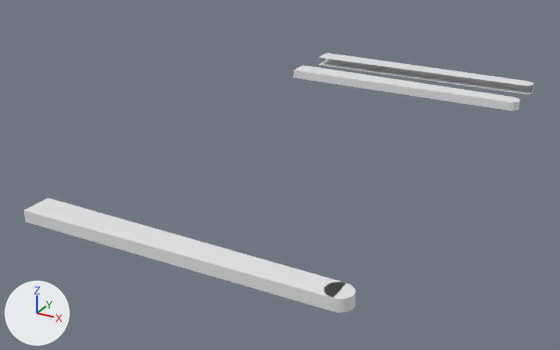
What one commit did to the Blender file bali.blend.
Both versions are drawn from a 50 mm camera at (89.0, -471.0, 141.0) aimed at (-90.0, -145.0, -22.0). The axes (+X, +Y, +Z) are drawn at lower left. The lights are the same throughout. The older version comes first.
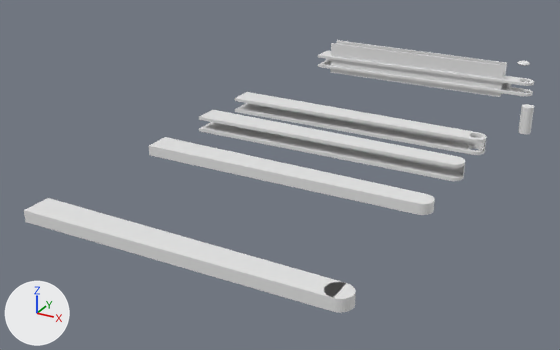
Patch to the scene script:
```diff
--- a/bali.blend.py
+++ b/bali.blend.py
@@ ob_cube_002 @@
 ob_cube_002 = bpy.data.objects.new('Cube.002', me_cube_002)
-ob_cube_002.location = (-68.2, -35.6, 0.0)
-ob_cube_002.scale = (68.2, 6.75, 2.5)
+ob_cube_002.location = (-68.2, 0.0, 3.4)
+ob_cube_002.scale = (68.2, 6.75, 0.75)
@@ ob_cube_012 @@
+ob_cube_012 = bpy.data.objects.new('Cube.012', me_cube_017)  # a box spanning x -1.0..1.0, y -1.0..1.0, z -1.0..1.0
+ob_cube_012.location = (-70.3, -4.3, 2.9)
+ob_cube_012.rotation_euler = (0.0, 0.0, 0.0105)  # degrees (0, 0, 0.6)
+ob_cube_012.scale = (57.5, 0.5, 10.0)
@@ ob_cube_011 @@
+ob_cube_011 = bpy.data.objects.new('Cube.011', me_cube_017.copy())
+ob_cube_011.location = (-70.3, 3.5, 2.9)
+ob_cube_011.rotation_euler = (0.0, 0.0, -0.0105)  # degrees (0, 0, -0.6)
+ob_cube_011.scale = (57.5, 0.5, 10.0)
@@ ob_sphere @@
+ob_sphere = bpy.data.objects.new('Sphere', me_sphere_002)  # a UV sphere (32 segments, 16 rings, poles along z) spanning x -1.0..1.0, y -1.0..1.0, z -1.0..1.0
+ob_sphere.location = (-9.5, 37.3, 4.8)
+ob_sphere.scale = (4.0, 4.0, 1.25)
@@ ob_cube_010 @@
+ob_cube_010 = bpy.data.objects.new('Cube.010', me_cube_012)  # 271 vertices, 118 faces; spans x -1.0..1.08, y -1.0..1.0, z -1.0..1.0; in mat_material_011 (white #e7e7e7)
+ob_cube_010.location = (-68.2, -107.1, 0.0)
+ob_cube_010.scale = (68.2, 6.75, 2.6)
@@ ob_cube_009 @@
+ob_cube_009 = bpy.data.objects.new('Cube.009', me_cube_011)  # 140 vertices, 61 faces; spans x -1.0..1.08, y -1.0..1.0, z -1.0..1.0; in mat_material_010 (white #e7e7e7)
+ob_cube_009.location = (-68.2, -107.1, 3.4)
+ob_cube_009.scale = (68.2, 6.75, 0.75)
@@ ob_cube_005 @@
+ob_cube_005 = bpy.data.objects.new('Cube.005', me_cube_010)  # 140 vertices, 61 faces; spans x -1.0..1.08, y -1.0..1.0, z -1.0..1.0; in mat_material_009 (white #e7e7e7)
+ob_cube_005.location = (-68.2, -107.1, -3.4)
+ob_cube_005.scale = (68.2, 6.75, 0.75)
@@ ob_cylinder @@
+ob_cylinder = bpy.data.objects.new('Cylinder', me_cylinder_001.copy())  # the mesh of ob_cylinder_001
+ob_cylinder.location = (14.0, -57.0, -0.6)
+ob_cylinder.scale = (3.25, 3.25, 7.5)
@@ ob_cube_008 @@
+ob_cube_008 = bpy.data.objects.new('Cube.008', me_cube_008)  # 143 vertices, 54 faces; spans x -1.0..1.08, y -1.0..1.0, z -1.0..1.0; in mat_material_008 (white #e7e7e7)
+ob_cube_008.location = (-68.2, -143.2, 0.0)
+ob_cube_008.scale = (68.2, 6.75, 2.6)
@@ ob_cube_007 @@
+ob_cube_007 = bpy.data.objects.new('Cube.007', me_cube_007)  # 76 vertices, 29 faces; spans x -1.0..1.08, y -1.0..1.0, z -1.0..1.0; in mat_material_007 (white #e7e7e7)
+ob_cube_007.location = (-68.2, -143.2, 3.4)
+ob_cube_007.scale = (68.2, 6.75, 0.75)
@@ ob_cube_006 @@
+ob_cube_006 = bpy.data.objects.new('Cube.006', me_cube_006)  # 76 vertices, 29 faces; spans x -1.0..1.08, y -1.0..1.0, z -1.0..1.0; in mat_material_006 (white #e7e7e7)
+ob_cube_006.location = (-68.2, -143.2, -3.4)
+ob_cube_006.scale = (68.2, 6.75, 0.75)
@@ ob_cube_004 @@
+ob_cube_004 = bpy.data.objects.new('Cube.004', me_cube_004)  # 140 vertices, 61 faces; spans x -1.0..1.08, y -1.0..1.0, z -1.0..1.0; in mat_material_004 (white #e7e7e7)
+ob_cube_004.location = (-68.2, 0.0, -3.4)
+ob_cube_004.scale = (68.2, 6.75, 0.75)
@@ ob_cube_003 @@
+ob_cube_003 = bpy.data.objects.new('Cube.003', me_cube_003)  # 76 vertices, 29 faces; spans x -1.0..1.08, y -1.0..1.0, z -1.0..1.0; in mat_material_003 (white #e7e7e7)
+ob_cube_003.location = (-68.2, -186.4, 0.0)
+ob_cube_003.scale = (68.2, 6.75, 2.5)
```

Location of each change, (x1, y1, x2, y2) in pixels of the pictures (560 x 350 px):
'Cube.003', added: after (149, 137, 435, 215)
'Cube.012', added: after (330, 43, 504, 97)
'Cube.002', moved, rescaled (23% shorter): before (294, 65, 520, 111); after (318, 51, 534, 86)
'Cube.007', added: after (199, 110, 465, 168)
'Cube.009', added: after (235, 92, 487, 142)
'Cube.008', added: after (199, 120, 465, 178)
'Cube.010', added: after (235, 101, 486, 152)
'Cube.006', added: after (199, 129, 464, 181)
'Cube.005', added: after (235, 110, 485, 155)
'Cube.011', added: after (337, 40, 507, 94)
'Cube.004', added: after (318, 65, 533, 96)
'Cylinder', added: after (518, 104, 534, 134)
'Sphere', added: after (517, 61, 530, 66)
'Cube', unchanged, covered by the edit: before (318, 53, 534, 94); after (318, 57, 533, 94)
